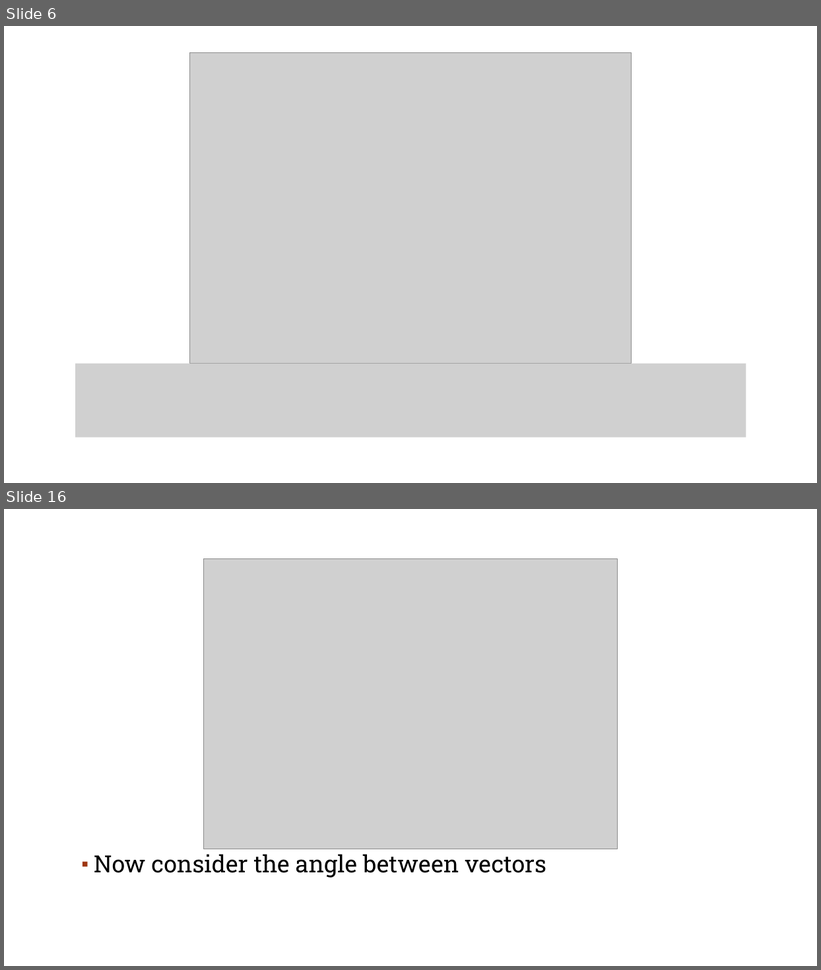
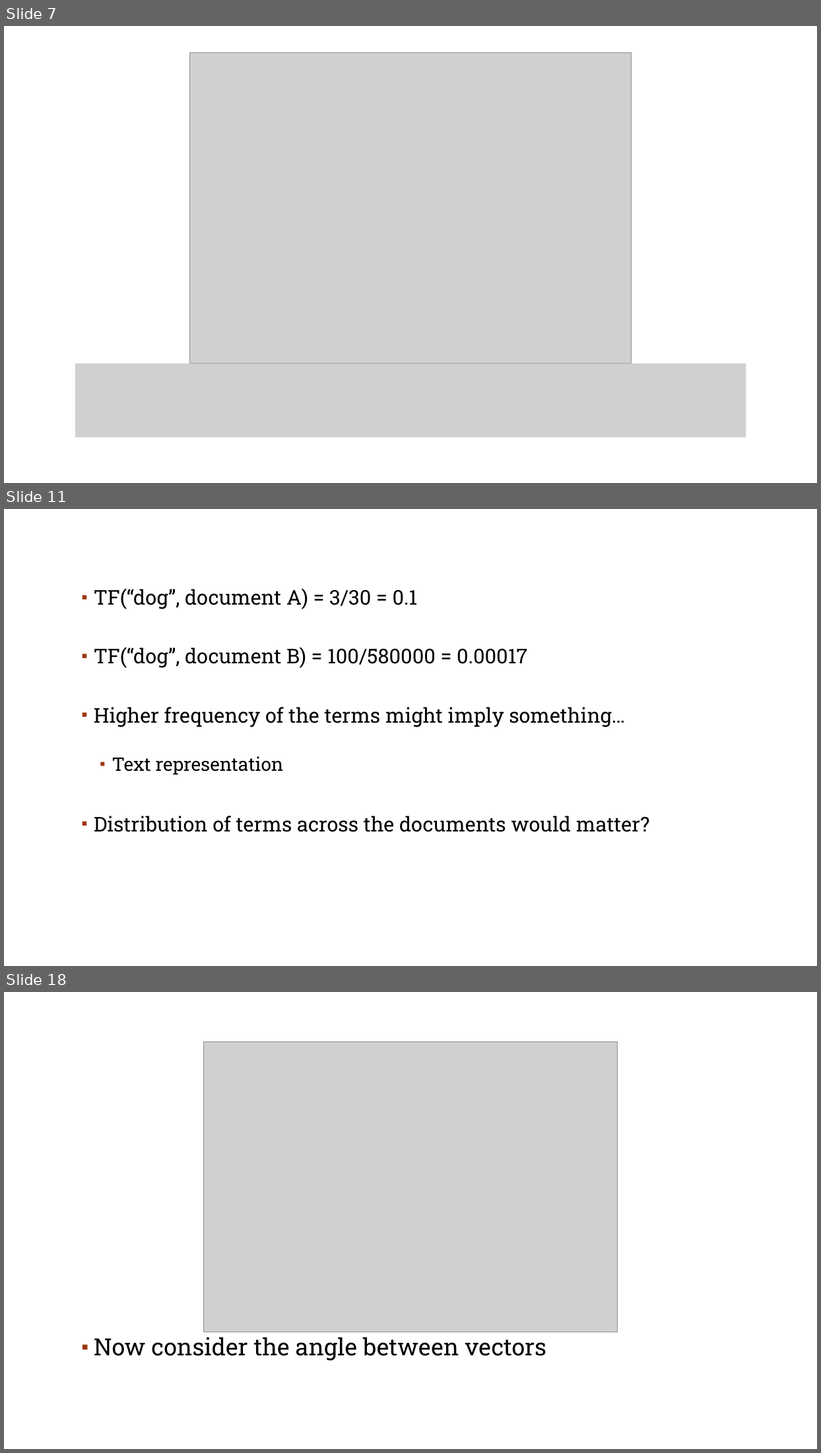
Before and after one commit to YeabinMoonEcon/BUS211, a slide deck: Summer2023/BUS243/lecture_note/lecture2.pptx. Shown one above the other, each under a label of ours: slides 6 and 16 before the commit, slides 7, 11 and 18 after it; the slides between them are not shown. The pictures are 821x970 and 821x1453 pixels, drawn with LibreOffice and Linux fonts; fonts in the diff are those of the drawing; grey boxes stand for pictures; background and template pictures are left out. Boxes give left, top, right and bottom in pixels: in the first picture for what was removed or moved away, otherwise in the second. Text is boxed around its words. In the diff, an @@ line names an element or a change of style, - is before the commit and + after.

```diff
--- a/Summer2023/BUS243/lecture_note/lecture2.pptx
+++ b/Summer2023/BUS243/lecture_note/lecture2.pptx
@@ slide 11 added at (4,509,817,966), background #FFFFFF; not listed: 1 template element that a slide beside it also shows @@
@@ text added at (94,588,650,832), 24 pt, text #000000 @@
+▪ TF(“dog”, document A) = 3/30 = 0.1
+▪ TF(“dog”, document B) = 100/580000 = 0.00017
+▪ Higher frequency of the terms might imply something…
+  ▪ Text representation
+▪ Distribution of terms across the documents would matter?
@@ what was slide 6 is now slide 7 @@
@@ what was slide 16 is now slide 18 @@
```
Also in this commit, not shown: 5 slides changed, 2 other slides added, 1 slide removed, 6 other files.
